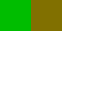
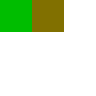
Layers edited between the first and the second w=96, h=96 image:
painted on "Background" over (0, 0, 64, 32)
